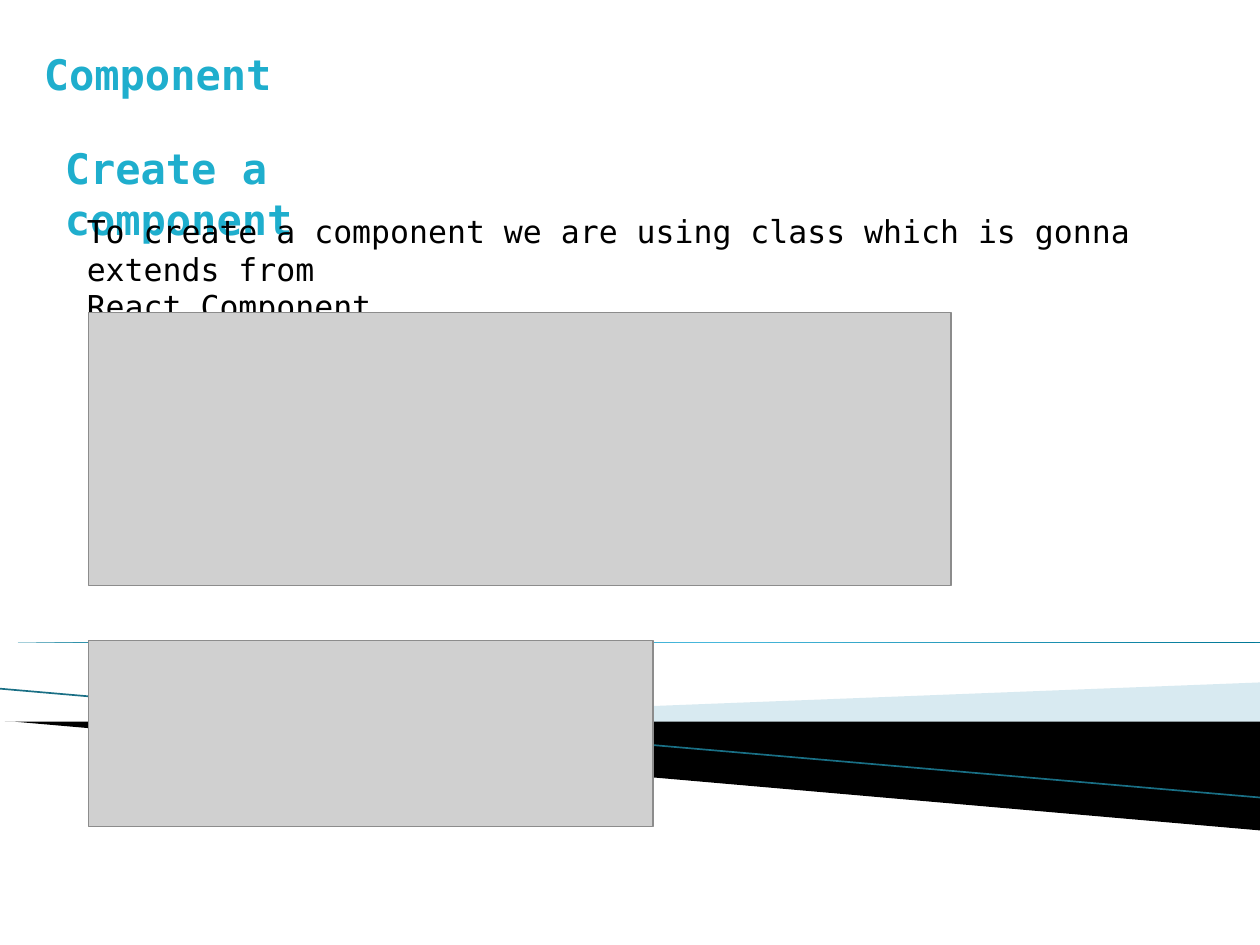
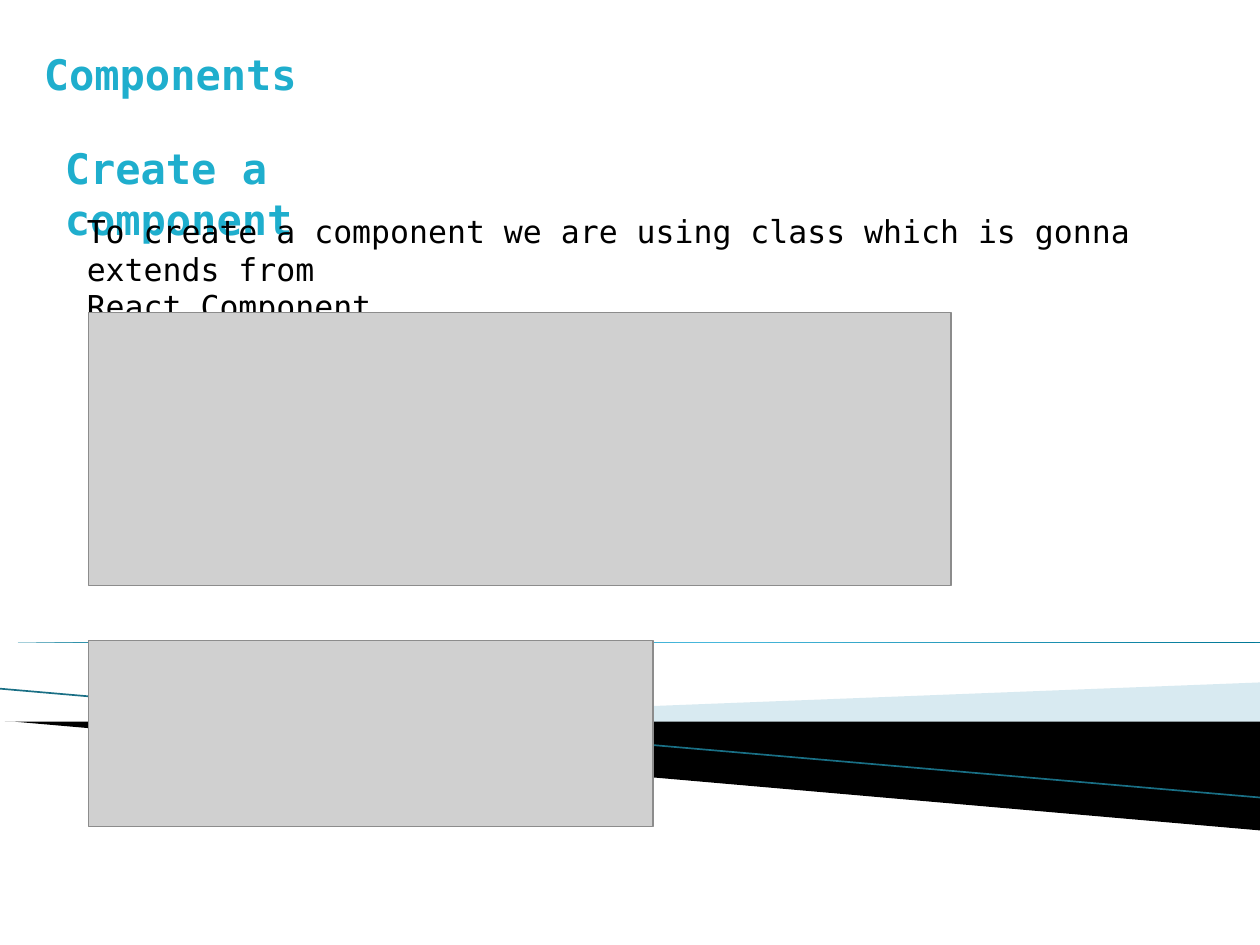
Before and after one commit to prateek3189/React-Tutorial, a slide deck: slide 22 of React-Tutorial.pptx (slide 20 before the commit). Drawn at 1260x945 pixels with LibreOffice and Linux fonts; fonts in the diff are those of the drawing; grey boxes stand for pictures; background and template pictures are left out. Boxes give left, top, right and bottom in pixels: in the first picture for what was removed or moved away, otherwise in the second. Text is boxed around its words. In the diff, an @@ line names an element or a change of style, - is before the commit and + after.

Commit message:
new one

```diff
--- a/React-Tutorial.pptx
+++ b/React-Tutorial.pptx
@@ text at bbox=[44, 59, 297, 99]: text changed @@
-Component
+Components
```
Also in this commit, not shown: 1 other slide changed, 11 slides added.
